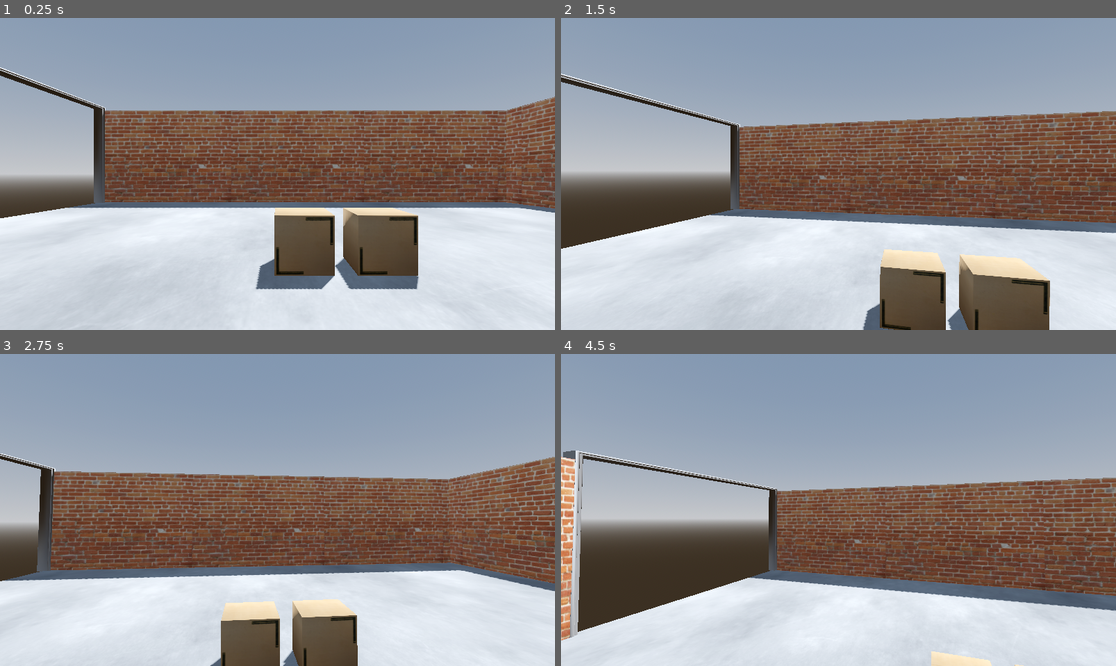
Above: before the commit, frames 1-4 (two rows, left to right).
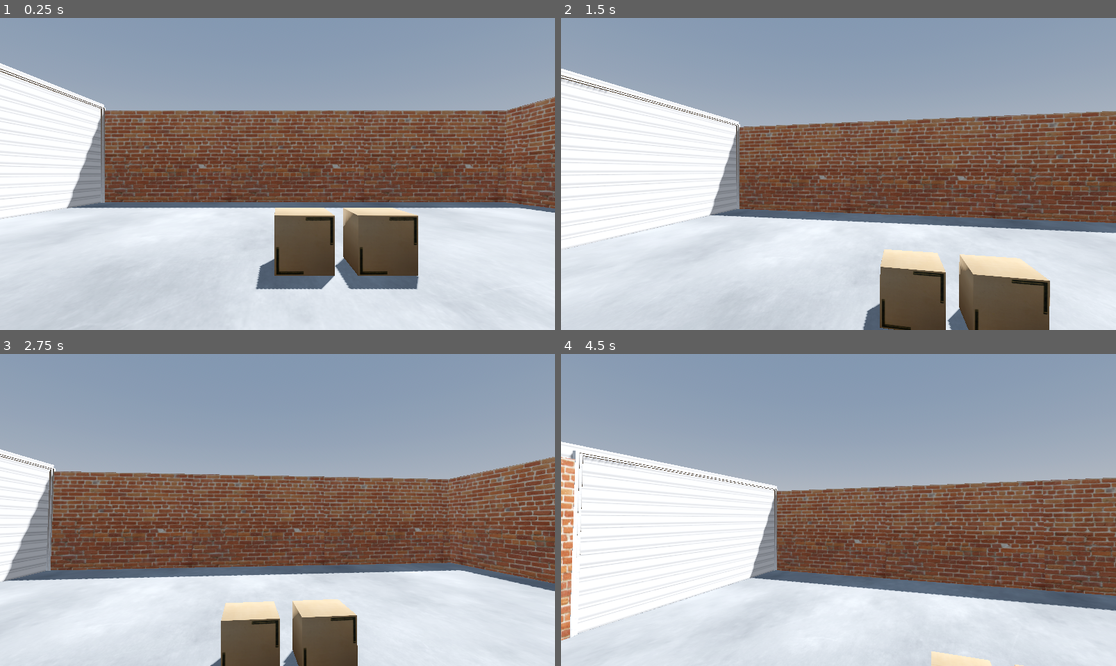
Above: after the commit, the same moments.

Repository: DavidkasUnit/Escape
Game: Godot game, scene res://scenes/GamePostOffice.tscn
Same seed, same stepped clock (60 frames per second), same inputs: the game is played once before the commit and once after it. This scene is started directly instead of the project's main scene.
Inputs (mouse positions are in pixels of both pictures, inside the frame that each line leads up to):
- Up to frame 1 (0.25 s): no input
- Up to frame 2 (1.5 s): tap Enter at 0.5 s; move the mouse to (866, 174) at 0.52 s; tap A (a) at 0.6 s; click (866, 174) at 0.67 s; tap D (d) at 0.8, 1.35 s; tap Space (Space) at 1.25 s; move the mouse to (810, 174) at 1.27 s; click (810, 174) at 1.42 s
- Up to frame 3 (2.75 s): tap S (s) at 1.55, 2.1 s; move the mouse to (288, 503) at 2.02 s; click (288, 503) at 2.17 s; tap W (w) at 2.3 s
- Up to frame 4 (4.5 s): move the mouse to (832, 516) at 2.77 s; tap W (w) at 2.85 s; click (832, 516) at 2.92 s; tap A (a) at 3.05, 4.35 s; tap Enter at 3.5 s; move the mouse to (877, 513) at 3.52 s; tap Space (Space) at 3.6 s; click (877, 513) at 3.67 s; tap D (d) at 3.8 s; move the mouse to (794, 506) at 4.27 s; click (794, 506) at 4.42 s

The runs differ from the first frame. In frame 1, 7.6% of the frame differs, in the area x 0-20%, y 14-65%; in frame 2, 14%; in frame 3, 3.6%; in frame 4, 16%, in the area x 0-40%, y 28-91%.

Commit message:
Update GamePostOffice.tscn

Diff:
--- a/scenes/GamePostOffice.tscn
+++ b/scenes/GamePostOffice.tscn
@@ -1,8 +1,9 @@
-[gd_scene load_steps=24 format=3 uid="uid://d2st4jym0a3xw"]
+[gd_scene load_steps=29 format=3 uid="uid://d2st4jym0a3xw"]
 
 [ext_resource type="Script" path="res://scripts/Player.gd" id="1_bi66x"]
 [ext_resource type="Texture2D" uid="uid://beaafps462vvc" path="res://Assets/Blocky_MinimalWarehouse_Pack/TEX_Concrete_Plain_1024x1024_roughness.png" id="2_lk8do"]
 [ext_resource type="Texture2D" uid="uid://cgdeasb4y1du4" path="res://Assets/Blocky_MinimalWarehouse_Pack/TEX_CardboardBoxes_1024x1024_albedo.png" id="3_7nxxi"]
+[ext_resource type="ArrayMesh" uid="uid://cywo6lld1ny2b" path="res://Assets/Blocky_MinimalWarehouse_Pack/Bay_Door_1u.obj" id="4_a6d6u"]
 [ext_resource type="ArrayMesh" uid="uid://cyst8tmgmneoe" path="res://Assets/Blocky_MinimalWarehouse_Pack/CardboardBox_06.obj" id="4_dqbgl"]
 [ext_resource type="Texture2D" uid="uid://cnnfdg1trm8ui" path="res://Png/brick_texture3347.jpg" id="5_nekbf"]
 [ext_resource type="ArrayMesh" uid="uid://daw3rdn42y2oi" path="res://Assets/Blocky_MinimalWarehouse_Pack/Wall_Basic_1u.obj" id="5_pabe3"]
@@ -12,6 +13,8 @@
 [ext_resource type="ArrayMesh" uid="uid://b2i2lpw15m7y2" path="res://Assets/Blocky_MinimalWarehouse_Pack/Shelf_Warehouse_Simple.obj" id="10_wa8j5"]
 [ext_resource type="ArrayMesh" uid="uid://xec1ekeqw55q" path="res://Assets/Blocky_MinimalWarehouse_Pack/Light_Warehouse_01.obj" id="11_r2aki"]
 [ext_resource type="ArrayMesh" uid="uid://bcxtttci4f686" path="res://Assets/Blocky_MinimalWarehouse_Pack/Bay_Frame_1u.obj" id="12_4a1h8"]
+[ext_resource type="Texture2D" uid="uid://bht3jmj02nb38" path="res://Assets/Blocky_MinimalWarehouse_Pack/TEX_Brick_Painted_1024x1024_ao.png" id="12_8o6oy"]
+[ext_resource type="Texture2D" uid="uid://x2v0mbnql5g7" path="res://Assets/Blocky_MinimalWarehouse_Pack/TEX_Door_Rollup_1024x1024_ao.png" id="14_kphxu"]
 
 [sub_resource type="ProceduralSkyMaterial" id="ProceduralSkyMaterial_3fnbd"]
 sky_horizon_color = Color(0.64625, 0.65575, 0.67075, 1)
@@ -48,6 +51,12 @@
 [sub_resource type="StandardMaterial3D" id="StandardMaterial3D_ynqrp"]
 albedo_texture = ExtResource("8_vg6jm")
 
+[sub_resource type="StandardMaterial3D" id="StandardMaterial3D_lruvp"]
+albedo_texture = ExtResource("12_8o6oy")
+
+[sub_resource type="StandardMaterial3D" id="StandardMaterial3D_oj73k"]
+albedo_texture = ExtResource("14_kphxu")
+
 [node name="Node3D" type="Node3D"]
 
 [node name="WorldEnvironment" type="WorldEnvironment" parent="."]
@@ -329,4 +338,10 @@
 
 [node name="BayFrame1u" type="MeshInstance3D" parent="."]
 transform = Transform3D(1.1803, 0, 0, 0, 1.13851, 0, 0, 0, 2.25742, -20.694, 0.712814, -6.62426)
+material_override = SubResource("StandardMaterial3D_lruvp")
 mesh = ExtResource("12_4a1h8")
+
+[node name="BayDoor1u" type="MeshInstance3D" parent="."]
+transform = Transform3D(1, 0, 0, 0, 1.2, 0, 0, 0, 2.50369, -20.5041, 0.747191, -4.82197)
+material_override = SubResource("StandardMaterial3D_oj73k")
+mesh = ExtResource("4_a6d6u")
